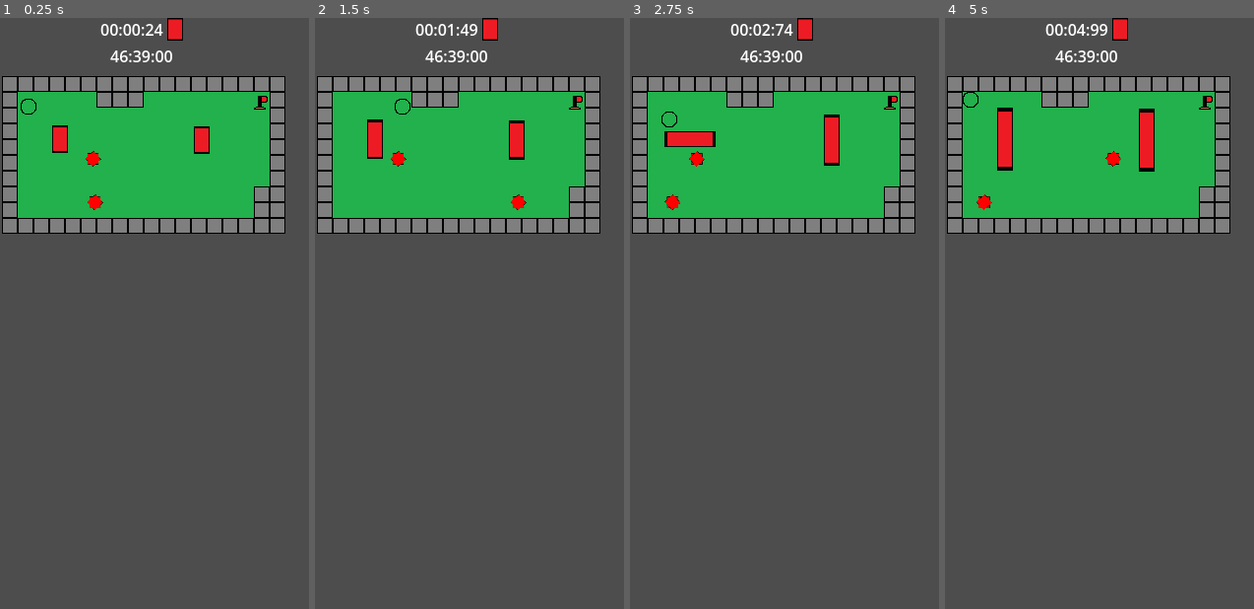
Above: before the commit, frames 1-4 (left to right).
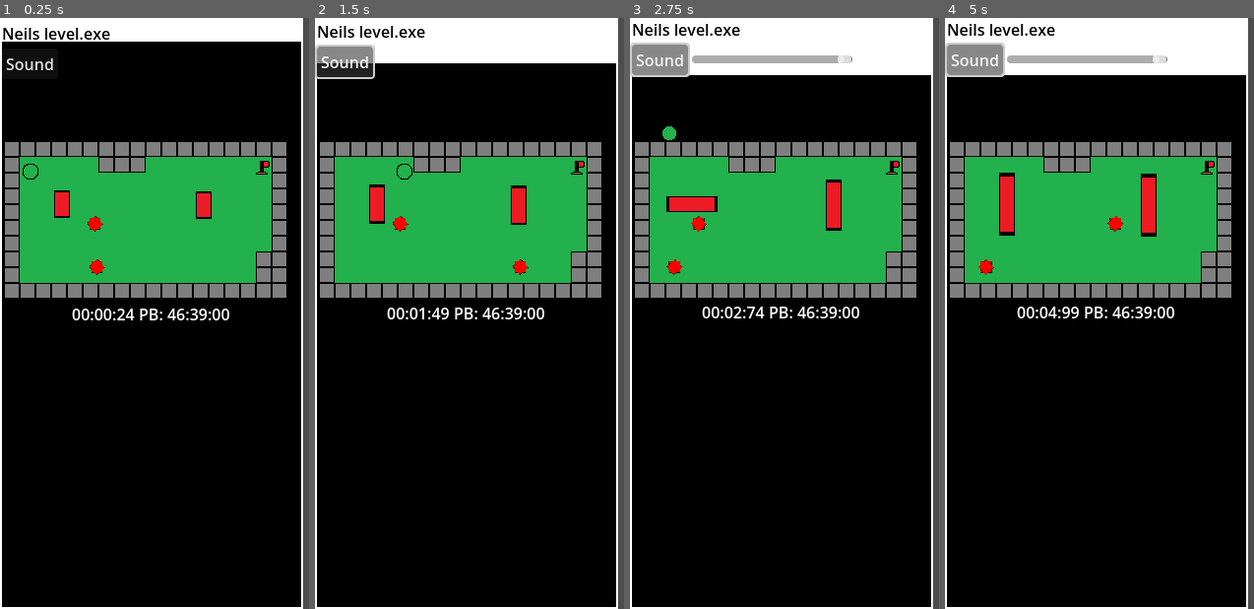
Above: after the commit, the same moments.

Repository: pt80/MobileGame
Game: Godot game, scene res://Scenes/Levels/NeilLevel.tscn
Two runs of this game, one before a commit and one after it. Both use one fixed random seed, a clock stepped at 60 frames per second and the inputs below. This scene is started directly instead of the project's main scene.
Inputs (mouse positions are in pixels of both pictures, inside the frame that each line leads up to):
- Up to frame 1 (0.25 s): no input
- Up to frame 2 (1.5 s): click (345, 65) at 0.5 s, where only the run after the commit has a clickable "Sound"; hold D (right) from 1.28 s (still down)
- Up to frame 3 (2.75 s): release D (right) at 2.03 s; hold S (down) from 2.03 s (still down)
- Up to frame 4 (5 s): release S (down) at 2.78 s; hold D (right) 2.78-3.53 s; hold W (up) 3.53-4.28 s; hold A (left) from 4.28 s (still down)

The runs differ from the first frame. In frame 1, 89% of the frame differs, in the area x 0-99%, y 0-100%; in frame 2, 89%; in frame 3, 89%; in frame 4, 89%.

Commit message:
updated UI

Diff:
--- /dev/null
+++ b/Resources/UITheme.tres
@@ -0,0 +1,13 @@
+[gd_resource type="Theme" load_steps=3 format=3 uid="uid://bkof0vlm6rvoq"]
+
+[ext_resource type="Texture2D" uid="uid://dx08o38n7sipq" path="res://Images/background.png" id="1_rkjxq"]
+
+[sub_resource type="StyleBoxTexture" id="StyleBoxTexture_11ngu"]
+texture = ExtResource("1_rkjxq")
+texture_margin_left = 2.0
+texture_margin_top = 4.0
+texture_margin_right = 2.0
+texture_margin_bottom = 2.0
+
+[resource]
+PanelContainer/styles/panel = SubResource("StyleBoxTexture_11ngu")
--- /dev/null
+++ b/Scenes/Levels/NeilLevel.gd
@@ -0,0 +1,19 @@
+extends Node2D
+
+const UI = preload("res://Resources/UITheme.tres")
+@onready var volume_slider = $VBoxContainer/VBoxContainer/HBoxContainer/VolumeSlider
+
+func _ready():
+	AudioManager.PlayMusic(load("res://Audio/Music/igsong.wav"))
+
+
+func _on_sound_pressed():
+	print(UI.get_stylebox('panel', 'PanelContainer').texture_margin_top)
+	var StretchTween = create_tween()
+	if UI.get_stylebox('panel', 'PanelContainer').texture_margin_top == 0:
+		volume_slider.visible = false
+		StretchTween.tween_property(UI.get_stylebox('panel', 'PanelContainer'),"texture_margin_top", 4,1.5)
+	else:
+		StretchTween.tween_property(UI.get_stylebox('panel', 'PanelContainer'),"texture_margin_top", 0,1.5)
+		await StretchTween.finished
+		volume_slider.visible = true
--- a/Scenes/Levels/NeilLevel.tscn
+++ b/Scenes/Levels/NeilLevel.tscn
@@ -1,25 +1,57 @@
-[gd_scene load_steps=9 format=3 uid="uid://ck1acwu03j4ca"]
+[gd_scene load_steps=10 format=3 uid="uid://ck1acwu03j4ca"]
 
+[ext_resource type="Theme" uid="uid://bkof0vlm6rvoq" path="res://Resources/UITheme.tres" id="1_h81be"]
+[ext_resource type="Script" path="res://Scenes/Levels/NeilLevel.gd" id="1_ytnj0"]
 [ext_resource type="PackedScene" uid="uid://dtyew16xpmshm" path="res://Scenes/TileMap.tscn" id="2_pj4t5"]
 [ext_resource type="PackedScene" uid="uid://dvxpgcsmxdimr" path="res://Scenes/Characters/MainCharacter.tscn" id="3_py15a"]
 [ext_resource type="PackedScene" uid="uid://bxxibfs63rraq" path="res://Scenes/timer.tscn" id="4_6vhb3"]
 [ext_resource type="PackedScene" uid="uid://d318g2sxt2j03" path="res://Scenes/EndPoint.tscn" id="4_7hid3"]
 [ext_resource type="PackedScene" uid="uid://c4srxovnoowrm" path="res://Scenes/Characters/Enemy.tscn" id="4_jktbs"]
 [ext_resource type="PackedScene" uid="uid://bjbs2hjsa78wg" path="res://Scenes/Characters/StretchEnemy.tscn" id="6_x2in8"]
-[ext_resource type="Texture2D" uid="uid://ccyssvrlkofb0" path="res://Images/ExtendorEnemy.png" id="7_jn4mk"]
 [ext_resource type="Script" path="res://Scripts/PBText.gd" id="8_sldsg"]
 
 [node name="NeilLevel" type="Node2D"]
+script = ExtResource("1_ytnj0")
 
-[node name="VBoxContainer" type="VBoxContainer" parent="."]
-custom_minimum_size = Vector2(289.43, 0)
-offset_right = 289.43
-offset_bottom = 23.0
+[node name="VBoxContainer" type="PanelContainer" parent="."]
+texture_filter = 1
+custom_minimum_size = Vector2(307.625, 600)
+offset_right = 307.625
+offset_bottom = 600.0
 size_flags_horizontal = 4
+size_flags_vertical = 0
+theme = ExtResource("1_h81be")
+
+[node name="VBoxContainer" type="VBoxContainer" parent="VBoxContainer"]
+layout_mode = 2
+
+[node name="LevelNameText" type="Label" parent="VBoxContainer/VBoxContainer"]
+texture_filter = 1
+layout_mode = 2
+theme_override_colors/font_color = Color(0, 0, 0, 1)
+text = "Neils level.exe"
+
+[node name="HBoxContainer" type="HBoxContainer" parent="VBoxContainer/VBoxContainer"]
+layout_mode = 2
+
+[node name="Sound" type="Button" parent="VBoxContainer/VBoxContainer/HBoxContainer"]
+layout_mode = 2
+size_flags_horizontal = 0
+text = "Sound
+"
+
+[node name="VolumeSlider" type="HSlider" parent="VBoxContainer/VBoxContainer/HBoxContainer"]
+visible = false
+custom_minimum_size = Vector2(163.915, 0)
+layout_mode = 2
 size_flags_vertical = 4
-alignment = 1
+max_value = 1.0
+step = 0.001
+value = 1.0
+tick_count = 1
 
 [node name="TileMap" parent="VBoxContainer" instance=ExtResource("2_pj4t5")]
+position = Vector2(4, 125)
 
 [node name="MainCharacter" parent="VBoxContainer/TileMap" instance=ExtResource("3_py15a")]
 position = Vector2(27, 31)
@@ -43,18 +75,15 @@
 [node name="HBoxContainer" type="HBoxContainer" parent="VBoxContainer"]
 layout_mode = 2
 size_flags_horizontal = 4
+size_flags_vertical = 4
 
 [node name="Timer" parent="VBoxContainer/HBoxContainer" instance=ExtResource("4_6vhb3")]
 layout_mode = 2
-size_flags_vertical = 4
 
-[node name="Sprite2D" type="TextureRect" parent="VBoxContainer/HBoxContainer"]
-layout_mode = 2
-size_flags_horizontal = 8
-texture = ExtResource("7_jn4mk")
-
-[node name="PBText" type="Label" parent="VBoxContainer"]
+[node name="PBText" type="Label" parent="VBoxContainer/HBoxContainer"]
 layout_mode = 2
 size_flags_horizontal = 4
 text = "PB --:--:--"
 script = ExtResource("8_sldsg")
+
+[connection signal="pressed" from="VBoxContainer/VBoxContainer/HBoxContainer/Sound" to="." method="_on_sound_pressed"]
--- a/Scenes/MainMenu.tscn
+++ b/Scenes/MainMenu.tscn
@@ -1,7 +1,7 @@
 [gd_scene load_steps=5 format=3 uid="uid://rty6a0w0qrh0"]
 
 [ext_resource type="Script" path="res://Scripts/MainMenu.gd" id="1_2ndif"]
-[ext_resource type="Texture2D" uid="uid://dbb704vdn6sbb" path="res://Images/MainMenuBackground.png" id="2_fkwmm"]
+[ext_resource type="Texture2D" uid="uid://dx08o38n7sipq" path="res://Images/background.png" id="2_iqmo2"]
 [ext_resource type="Texture2D" uid="uid://dxf173ejkydvt" path="res://Images/LevelImage.png" id="3_bhcde"]
 [ext_resource type="Texture2D" uid="uid://diiur7b2c5tiy" path="res://Images/Lock.png" id="4_142b3"]
 
@@ -15,14 +15,14 @@
 script = ExtResource("1_2ndif")
 
 [node name="TextureRect" type="TextureRect" parent="."]
-modulate = Color(0.258824, 0.384314, 1, 1)
+texture_filter = 1
 layout_mode = 1
 anchors_preset = 15
 anchor_right = 1.0
 anchor_bottom = 1.0
 grow_horizontal = 2
 grow_vertical = 2
-texture = ExtResource("2_fkwmm")
+texture = ExtResource("2_iqmo2")
 
 [node name="VBoxContainer" type="VBoxContainer" parent="."]
 layout_mode = 1
--- a/Scripts/Autoloads/SaveManager.gd
+++ b/Scripts/Autoloads/SaveManager.gd
@@ -17,7 +17,6 @@
 
 func Load():
 	if FileAccess.file_exists(SaveFilePath + SaveFileName):
-		print('exists')
 		SaveFile = ResourceLoader.load(SaveFilePath + SaveFileName).duplicate(true)
 		print(SaveFile.Metadata)
 	else:
--- a/Scripts/PBText.gd
+++ b/Scripts/PBText.gd
@@ -2,4 +2,4 @@
 
 
 func _ready():
-	text = GameManager.FormatTime(SaveManager.SaveFile.Metadata[GameManager.CurrentLevel]['high score'])
+	text = 'PB: ' + GameManager.FormatTime(SaveManager.SaveFile.Metadata[GameManager.CurrentLevel]['high score'])
Binary file added: Images/background.png
Not shown, added: Images/background.png.import
